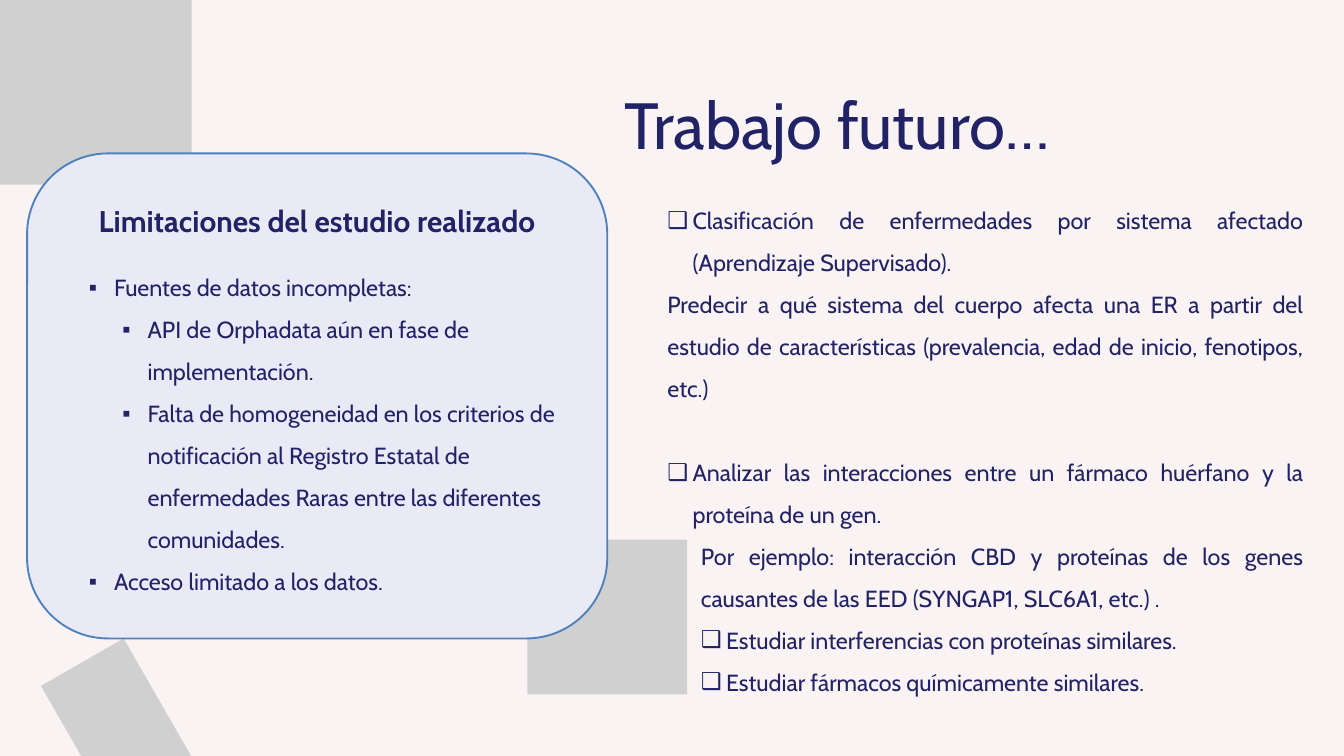
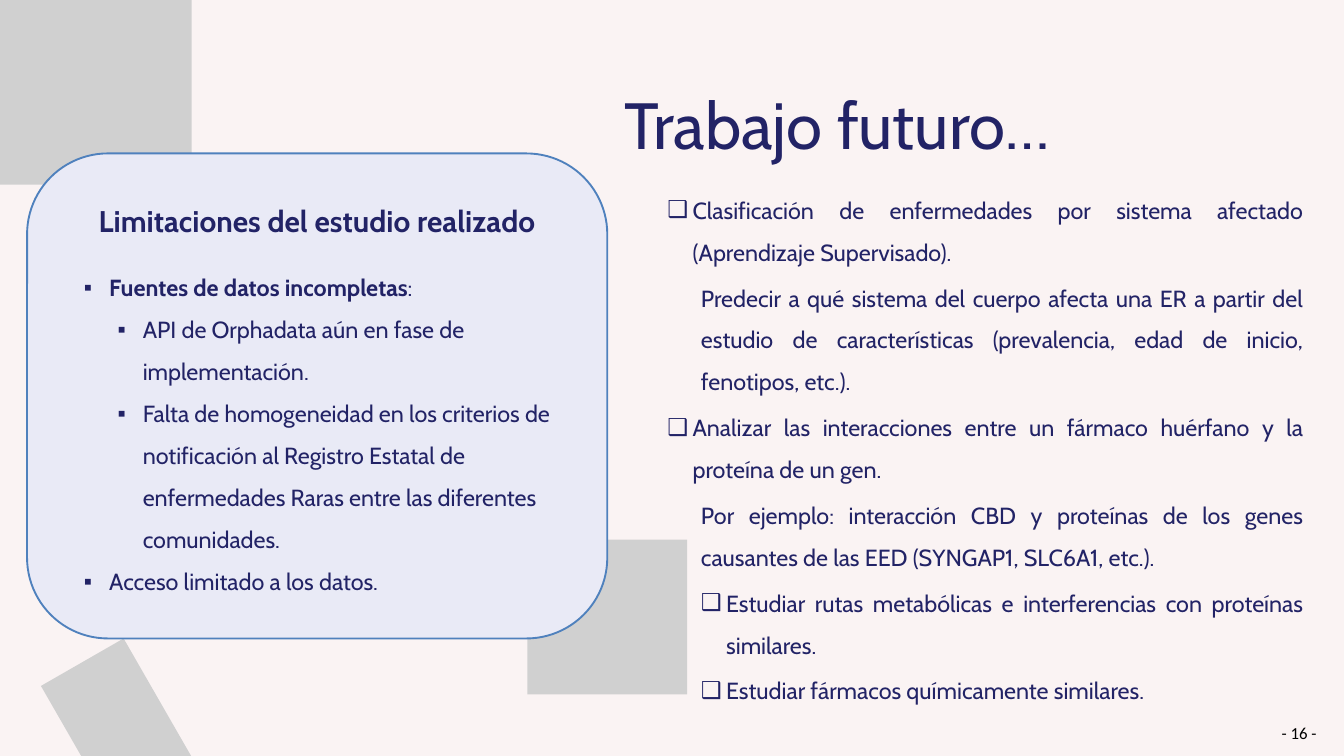
Before and after one commit to Muriburu/ITAcademy, a slide deck: slide 16 of Sprint 10 - Pràctica final/Presentación - Enfermedades raras.pptx (slide 13 before the commit). Drawn at 1344x756 pixels with LibreOffice and Linux fonts; fonts in the diff are those of the drawing; grey boxes stand for pictures. Boxes give left, top, right and bottom in pixels: in the first picture for what was removed or moved away, otherwise in the second. Text is boxed around its words. In the diff, an @@ line names an element or a change of style, - is before the commit and + after.

```diff
--- a/Sprint 10 - Pràctica final/Presentación - Enfermedades raras.pptx
+++ b/Sprint 10 - Pràctica final/Presentación - Enfermedades raras.pptx
@@ text "Clasificación de enfermedades por sistema ...": place and size @@
-text "Clasificación de enfermedades por sistema ..." at box(667, 211, 1303, 697)
+text "Clasificación de enfermedades por sistema ..." at box(693, 201, 1303, 705)
@@ text at box(693, 201, 1303, 705): more space between paragraphs @@
@@ text at box(109, 278, 413, 302): bold on in "Fuentes de datos incompletas:" @@
@@ text at box(701, 289, 1303, 396): text changed @@
-Predecir a qué sistema del cuerpo afecta una ER a partir del estudio de características (prevalencia, edad de inicio, fenotipos, etc.)
+  Predecir a qué sistema del cuerpo afecta una ER a partir del estudio de características (prevalencia, edad de inicio, fenotipos, etc.).
@@ text at box(701, 506, 1303, 655): text changed @@
-  Por ejemplo: interacción CBD y proteínas de los genes causantes de las EED (SYNGAP1, SLC6A1, etc.) .
-  ❑ Estudiar interferencias con proteínas similares.
+  Por ejemplo: interacción CBD y proteínas de los genes causantes de las EED (SYNGAP1, SLC6A1, etc.).
+  ❑ Estudiar rutas metabólicas e interferencias con proteínas similares.
@@ text added at box(1291, 727, 1308, 739), 18 pt, text #000000 @@
+- 16 -
```
Also in this commit, not shown: 12 other slides changed, 3 slides added, 6 other files.
